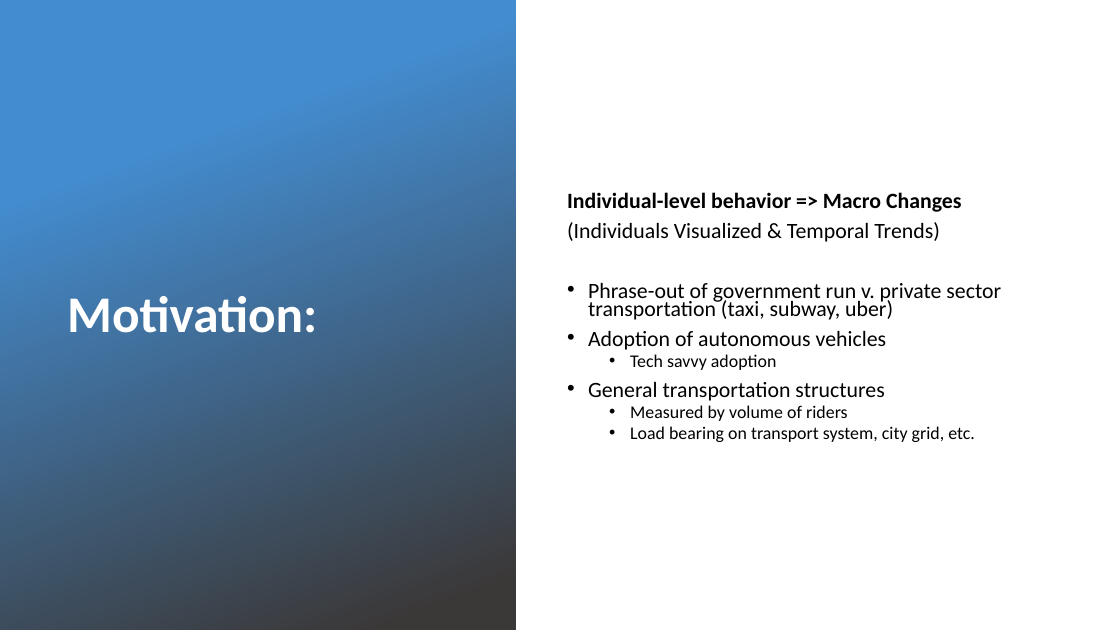
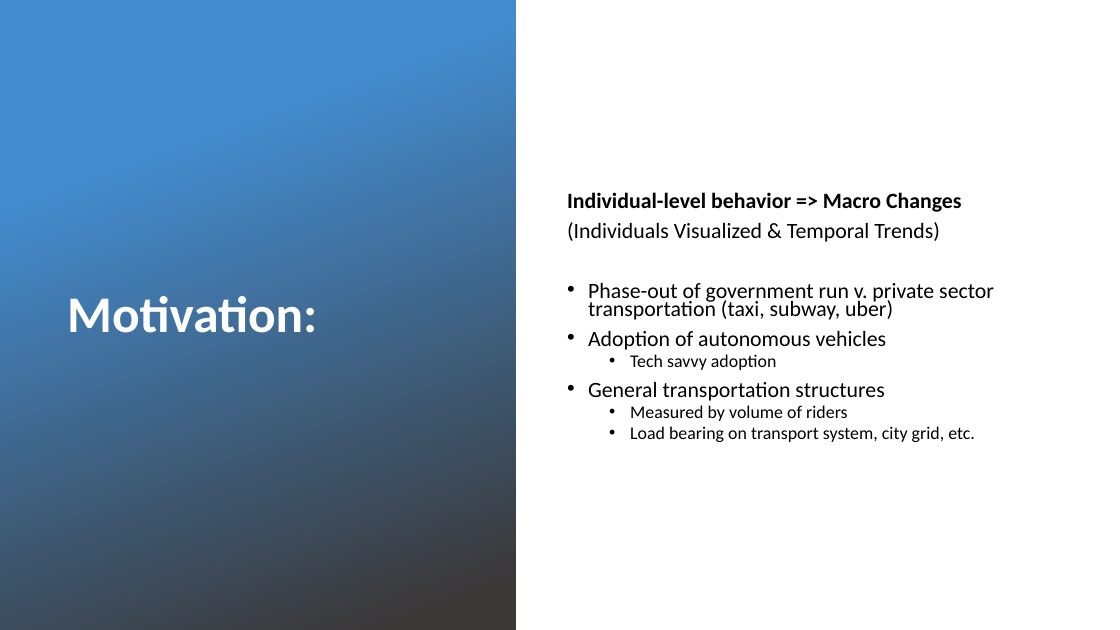
Before and after one commit to ContextLab/storytelling-with-data, a slide deck: slide 2 of data-stories/uber-nyc/UBER Presentation.pptx. Drawn at 1120x630 pixels with LibreOffice and Linux fonts; fonts in the diff are those of the drawing; background and template pictures are left out. Boxes give left, top, right and bottom in pixels: in the first picture for what was removed or moved away, otherwise in the second. Text is boxed around its words. In the diff, an @@ line names an element or a change of style, - is before the commit and + after.

```diff
--- a/data-stories/uber-nyc/UBER Presentation.pptx
+++ b/data-stories/uber-nyc/UBER Presentation.pptx
@@ text at (588, 283, 994, 320): text changed @@
-• Phrase-out of government run v. private sector transportation (taxi, subway, uber)
+• Phase-out of government run v. private sector transportation (taxi, subway, uber)
```
Also in this commit, not shown: 3 other slides changed, 2 slides added, 1 slide removed, 2 other files.
